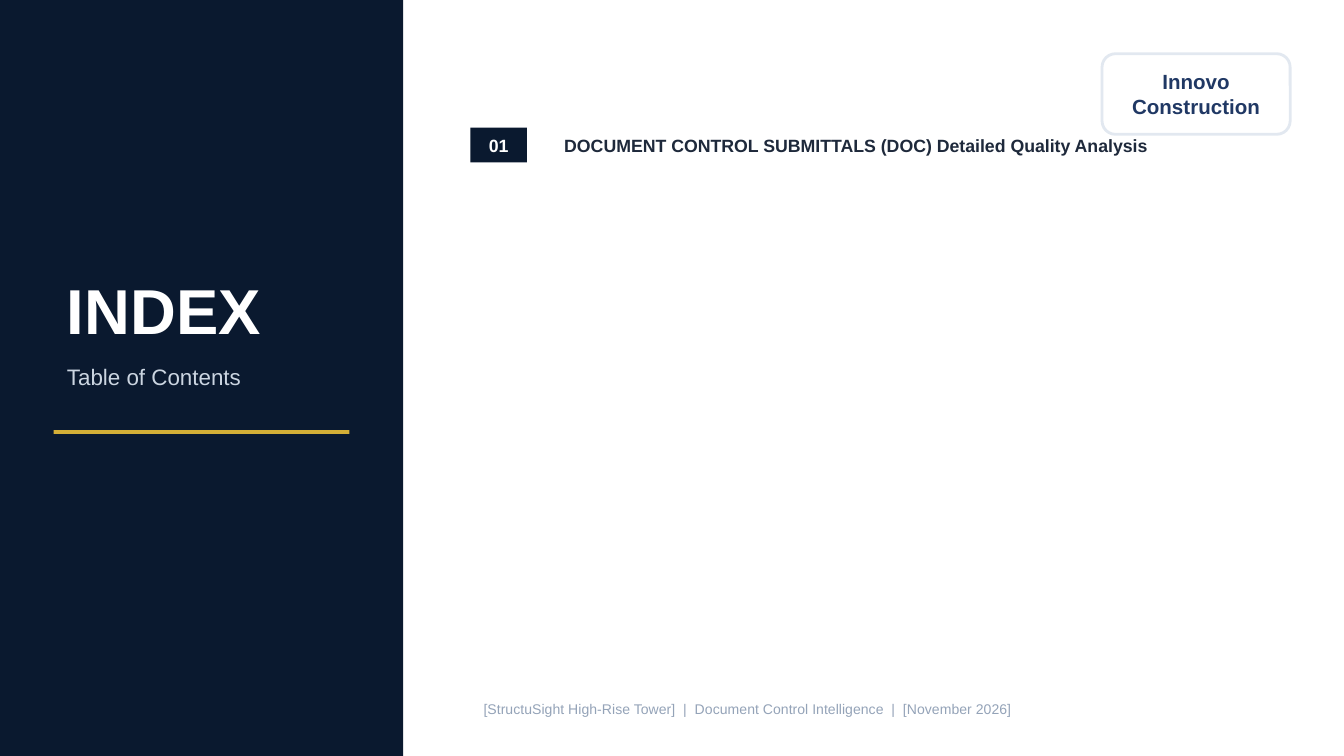
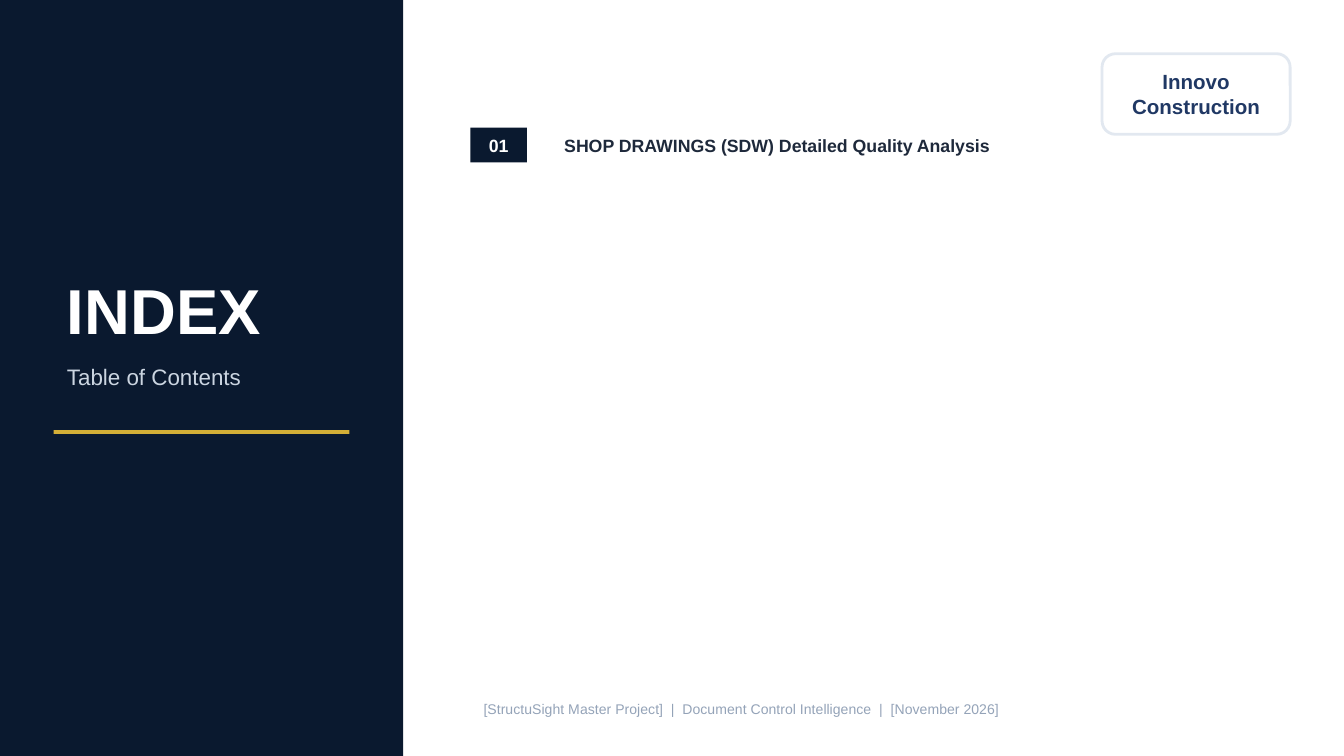
Before and after one commit to ezzeldinrashad197-sudo/ezzeldinrashad197-sudo, a slide deck: slide 2 of StructuSight-cumulative-2026-11-10.pptx. Drawn at 1344x756 pixels with LibreOffice and Linux fonts; fonts in the diff are those of the drawing. Boxes give left, top, right and bottom in pixels: in the first picture for what was removed or moved away, otherwise in the second. Text is boxed around its words. In the diff, an @@ line names an element or a change of style, - is before the commit and + after.

```diff
--- a/StructuSight-cumulative-2026-11-10.pptx
+++ b/StructuSight-cumulative-2026-11-10.pptx
@@ text at (564, 139, 990, 156): text changed @@
-DOCUMENT CONTROL SUBMITTALS (DOC) Detailed Quality Analysis
+SHOP DRAWINGS (SDW) Detailed Quality Analysis
@@ text at (484, 704, 999, 717): text changed @@
-[StructuSight High-Rise Tower] | Document Control Intelligence | [November 2026]
+[StructuSight Master Project] | Document Control Intelligence | [November 2026]
```
Also in this commit, not shown: 4 other slides changed, 7 other files.
